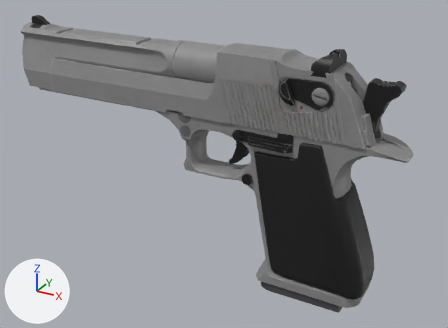
The FBX model Assets/prefabs/weapons/custom_weapons/deagle/animations/deage_idle.fbx: old version first, new version second.
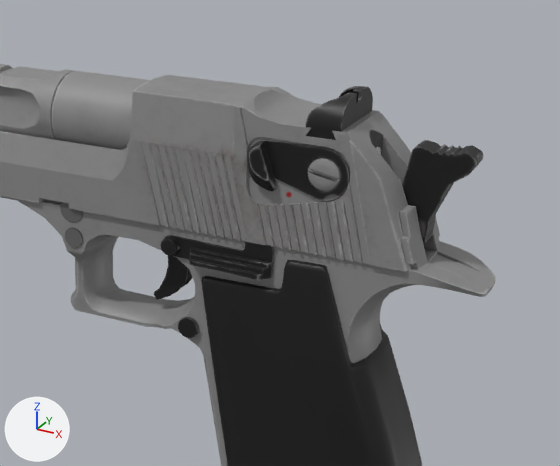
Old and new are each drawn whole from a 50 mm camera at (0.1011, -0.1585, 0.1055) aimed at (0.0126, 0.0023, 0.0251) and again close up on the part from 32% to 100% of the width and 1% to 78% of the height. Every picture has the same lights, and +X, +Y and +Z are marked at lower left. The older version's two pictures come first. Where no turn or scale is listed for an object, it has been applied to the vertices.

Objects in the first close-up: 'Bolt', 'Bolt_Holder', 'Desert Deagle', 'Hammer', 'Safety', 'Trigger'.
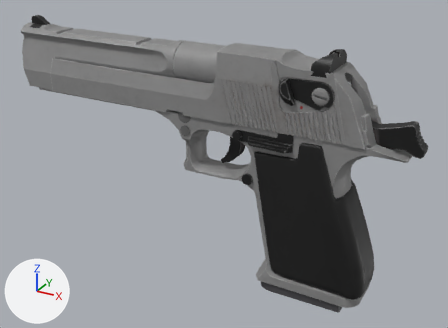
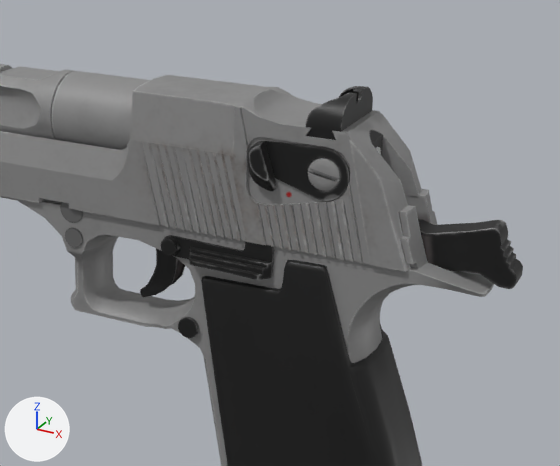
Where the change shows, as pixel boxes (x1, y1, x2, y2) in the close-ups (560 x 466 px):
'Hammer', moved, turned: before (402, 140, 483, 244); after (418, 219, 523, 289)
'Trigger', moved, turned: before (154, 256, 192, 300); after (140, 248, 185, 297)

Edits to the bpy script that builds the scene:
```text
Change ob_trigger:
    ob_trigger.location: (0.021, -0.0001, 0.0404) -> (0.0192, -0.0001, 0.04)
    ob_trigger.rotation_euler: (0.0, 0.0397, 0.0) -> (0.0, 0.117, 0.0)  # degrees (0, 2.3, 0) -> degrees (0, 6.7, 0)
Change ob_hammer:
    ob_hammer.location: (0.0579, -0.0021, 0.0469) -> (0.0595, -0.0021, 0.0444)
    ob_hammer.rotation_euler: (0.0, -0.916, 0.0) -> (0.0, 0.188, 0.0)  # degrees (0, -52, 0) -> degrees (0, 11, 0)
```
